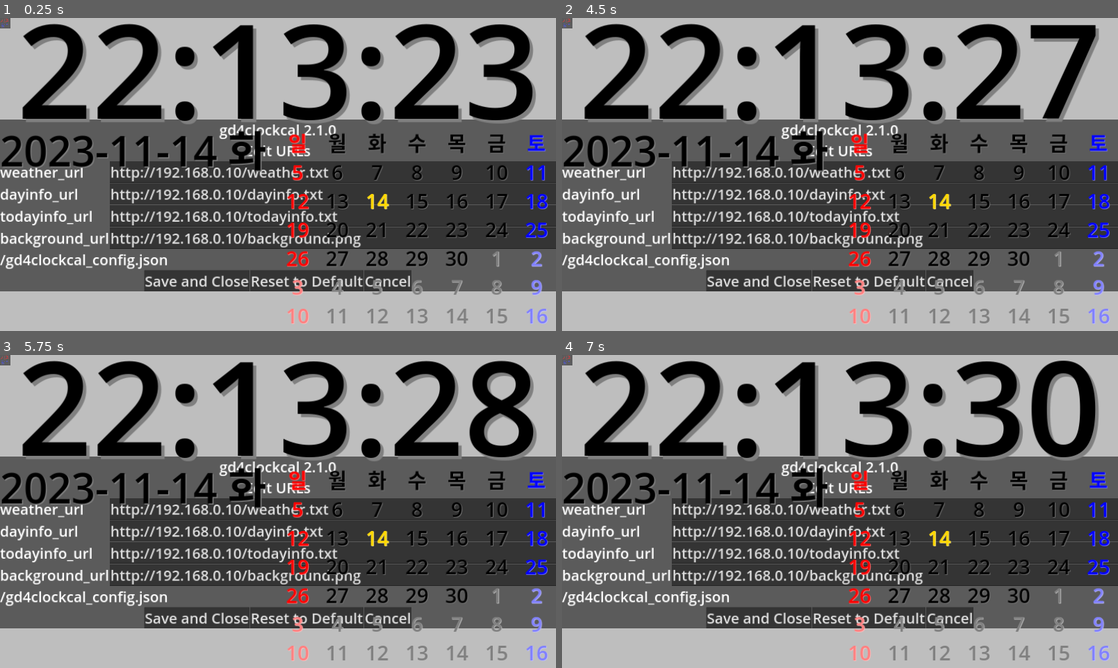
Above: before the commit, frames 1-4 (two rows, left to right).
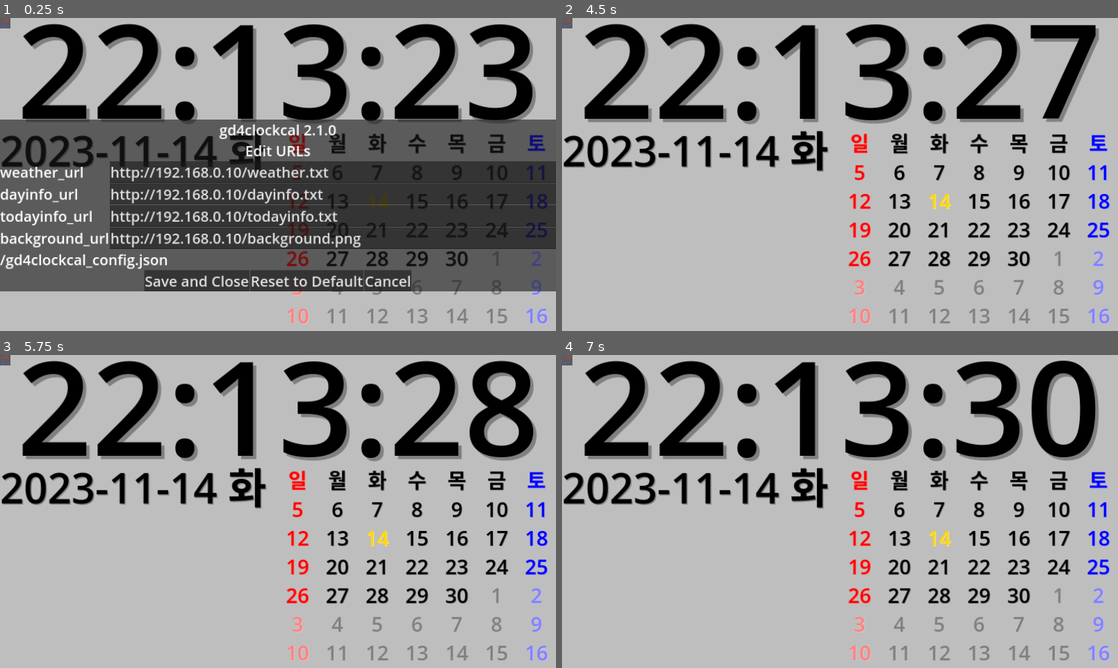
Above: after the commit, the same moments.

Repository: kasworld/gd4clockcal
Game: Godot game, scene res://main.tscn
Same seed, same stepped clock (60 frames per second), same inputs: the game is played once before the commit and once after it.
Inputs (mouse positions are in pixels of both pictures, inside the frame that each line leads up to):
- Up to frame 1 (0.25 s): no input
- Up to frame 2 (4.5 s): click (567, 24) at 0.5 s; tap Enter at 1.25, 3.5 s; tap Space at 2.75 s; click "Cancel" at 4.25 s
- Up to frame 3 (5.75 s): no input
- Up to frame 4 (7 s): tap Space at 5.75 s; tap Enter at 6.5 s

The runs differ from the first frame. In frame 1, 2.9% of the frame differs, in the area x 0-99%, y 32-88%; in frame 2, 48%, in the area x 0-100%, y 32-88%; in frame 3, 48%; in frame 4, 48%.
Error in both runs: Attempt to call function 'store_line' in base 'null instance' on a null instance. (res://config.gd:29)

Commit message:
change order

Diff:
--- a/main.tscn
+++ b/main.tscn
@@ -31,16 +31,6 @@
 z_index = -1
 centered = false
 
-[node name="PanelOption" parent="." instance=ExtResource("3_5m56c")]
-offset_top = 700.0
-offset_right = 3840.0
-offset_bottom = 1718.0
-
-[node name="ButtonOption" type="Button" parent="."]
-offset_right = 8.0
-offset_bottom = 8.0
-icon = ExtResource("3_p67cb")
-
 [node name="AutoHideOptionPanel" type="Timer" parent="."]
 wait_time = 3.0
 one_shot = true
@@ -52,6 +42,16 @@
 
 [node name="TimeLabel" parent="." instance=ExtResource("7_bkgb5")]
 
+[node name="PanelOption" parent="." instance=ExtResource("3_5m56c")]
+offset_top = 700.0
+offset_right = 3840.0
+offset_bottom = 1718.0
+
+[node name="ButtonOption" type="Button" parent="."]
+offset_right = 72.0
+offset_bottom = 72.0
+icon = ExtResource("3_p67cb")
+
 [connection signal="timeout" from="Timer" to="." method="_on_timer_timeout"]
+[connection signal="timeout" from="AutoHideOptionPanel" to="." method="_on_auto_hide_option_panel_timeout"]
 [connection signal="pressed" from="ButtonOption" to="." method="_on_button_option_pressed"]
-[connection signal="timeout" from="AutoHideOptionPanel" to="." method="_on_auto_hide_option_panel_timeout"]
